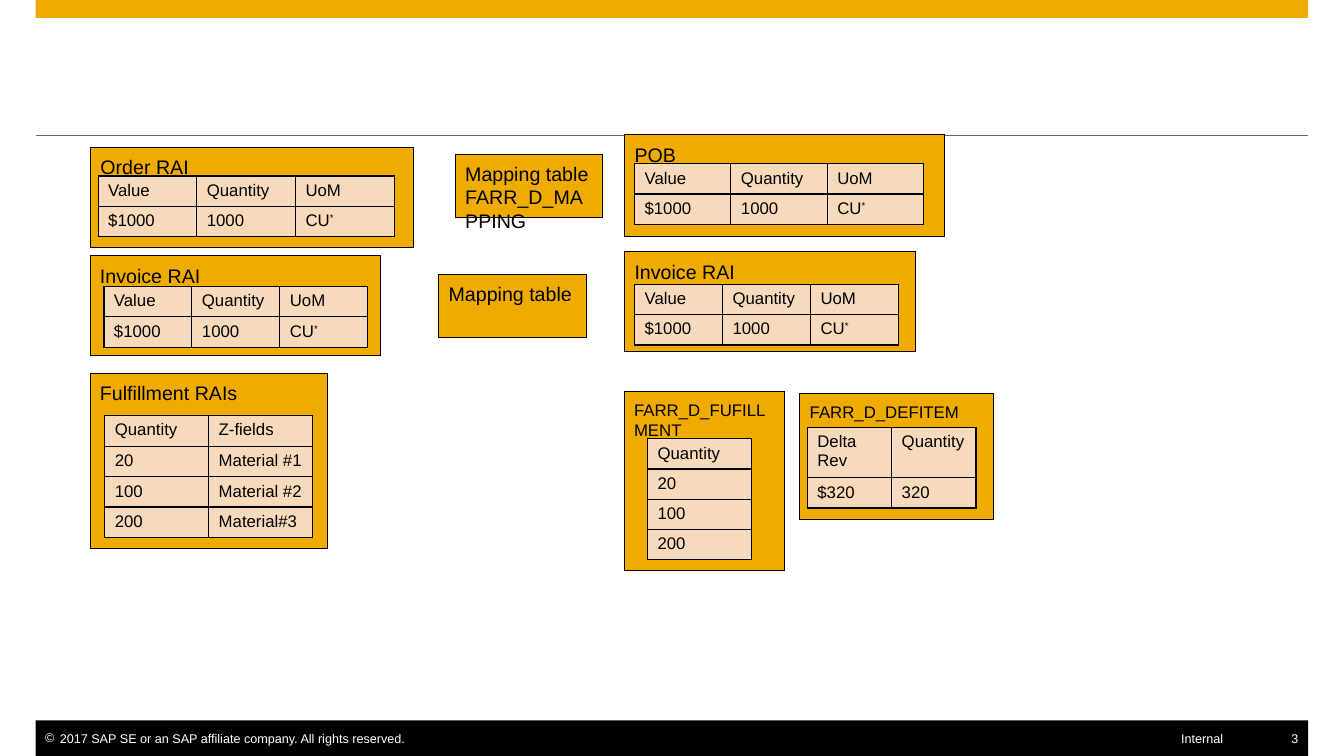
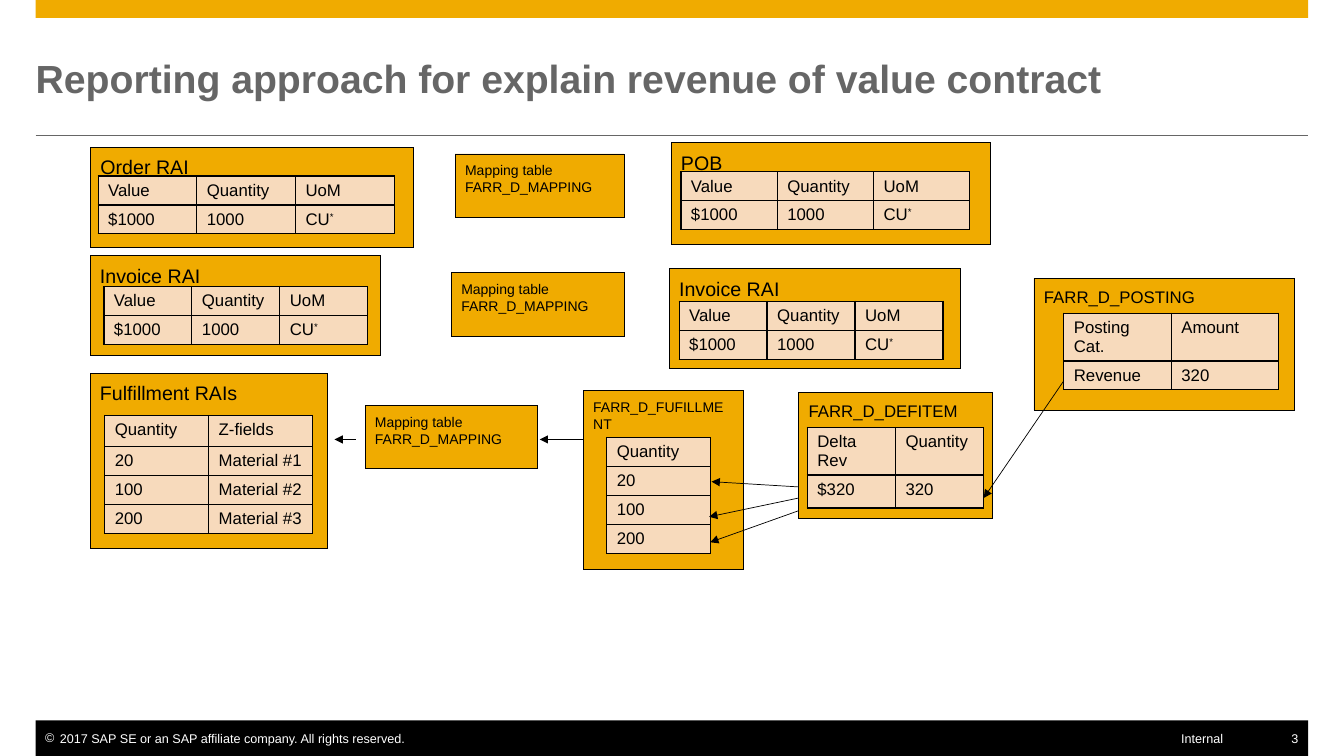
Before and after one commit to farseen1982/SAPWork, a slide deck: slide 3 of Slides/MSFT_Requirement.pptx. Drawn at 1344x756 pixels with LibreOffice and Linux fonts; fonts in the diff are those of the drawing. Boxes give left, top, right and bottom in pixels: in the first picture for what was removed or moved away, otherwise in the second. Text is boxed around its words. In the diff, an @@ line names an element or a change of style, - is before the commit and + after.

```diff
--- a/Slides/MSFT_Requirement.pptx
+++ b/Slides/MSFT_Requirement.pptx
@@ title added at (36,64,1101,101), 28 pt, text #666666, bold @@
+Reporting approach for explain revenue of value contract
@@ rectangle "POB": place and size @@
-rectangle "POB" at (625,135,944,237)
+rectangle "POB" at (671,143,990,245)
@@ rectangle "Mapping table FARR_D_MAPPING": place and size @@
-rectangle "Mapping table FARR_D_MAPPING" at (455,154,602,218)
+rectangle "Mapping table FARR_D_MAPPING" at (455,154,625,218)
@@ rectangle "Mapping table FARR_D_MAPPING" at (455,154,625,218): size 14 to 10 pt; less space between paragraphs @@
@@ table: place and size @@
-table at (635,163,925,224)
+table at (681,171,971,232)
@@ rectangle "Invoice RAI": place and size @@
-rectangle "Invoice RAI" at (625,252,915,352)
+rectangle "Invoice RAI" at (669,269,959,369)
@@ rectangle "Mapping table FARR_D_MAPPING": place and size @@
-rectangle "Mapping table FARR_D_MAPPING" at (438,274,585,338)
+rectangle "Mapping table FARR_D_MAPPING" at (451,273,624,337)
@@ text in rectangle at (461,284,588,314): text changed; size 14 to 10 pt @@
-Mapping table
+Mapping table
+FARR_D_MAPPING
@@ rectangle added at (1034,278,1294,410), fill #F0AB00, outline #000000 0.5 pt, 12 pt, text #000000 @@
+FARR_D_POSTING
@@ table: place and size @@
-table at (635,284,898,345)
+table at (679,301,942,362)
@@ table added at (1064,313,1280,394), 2 rows, 2 columns @@
+Posting Cat. | Amount
+Revenue | 320
@@ arrow added from (1064, 381) to (983, 498), #000000 0.5 pt @@
@@ table at (105,415,312,537) @@
-row 4, column 2: Material#3
+row 4, column 2: Material #3
@@ rectangle added at (365,406,537,469), fill #F0AB00, outline #000000 0.5 pt, 10 pt, text #000000 @@
+Mapping table
+FARR_D_MAPPING
@@ rectangle "FARR_D_FUFILLMENT": place and size @@
-rectangle "FARR_D_FUFILLMENT" at (624,392,784,571)
+rectangle "FARR_D_FUFILLMENT" at (583,391,744,570)
@@ rectangle "FARR_D_FUFILLMENT" at (583,391,744,570): size 12 to 10 pt; less space between paragraphs @@
@@ arrow added from (356, 439) to (334, 439), #000000 0.5 pt @@
@@ arrow added from (583, 439) to (540, 439), #000000 0.5 pt @@
@@ table: place and size @@
-table at (648,438,752,559)
+table at (607,437,710,558)
@@ table: place and size @@
-table at (807,427,976,508)
+table at (807,427,982,511)
@@ arrow added from (799, 498) to (709, 517), #000000 0.5 pt @@
@@ arrow added from (799, 487) to (711, 482), #000000 0.5 pt @@
@@ arrow added from (799, 511) to (710, 542), #000000 0.5 pt @@
```
Also in this commit, not shown: 4 other slides changed, 1 slide added, 1 slide removed, 1 other file.
